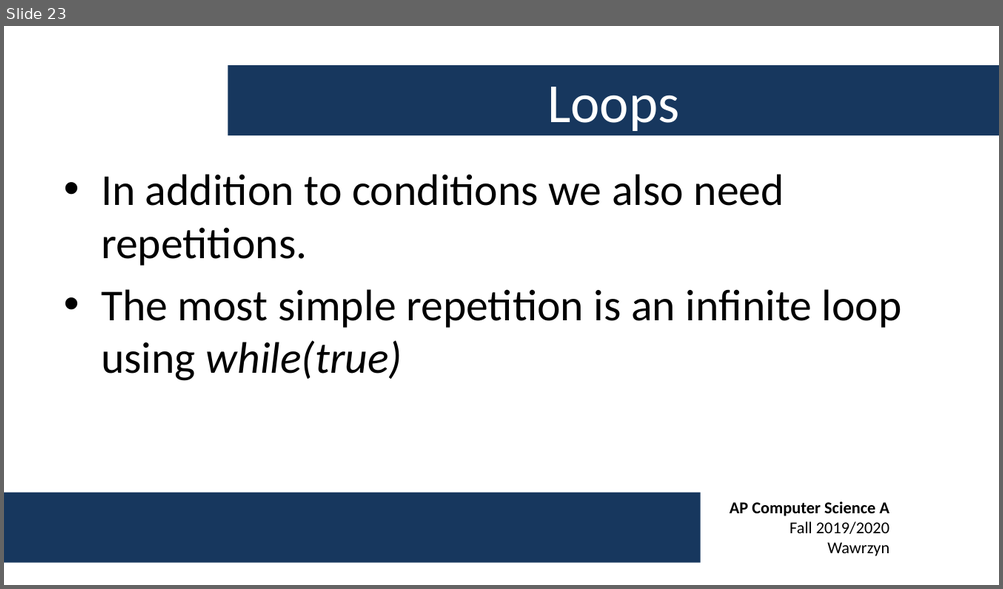
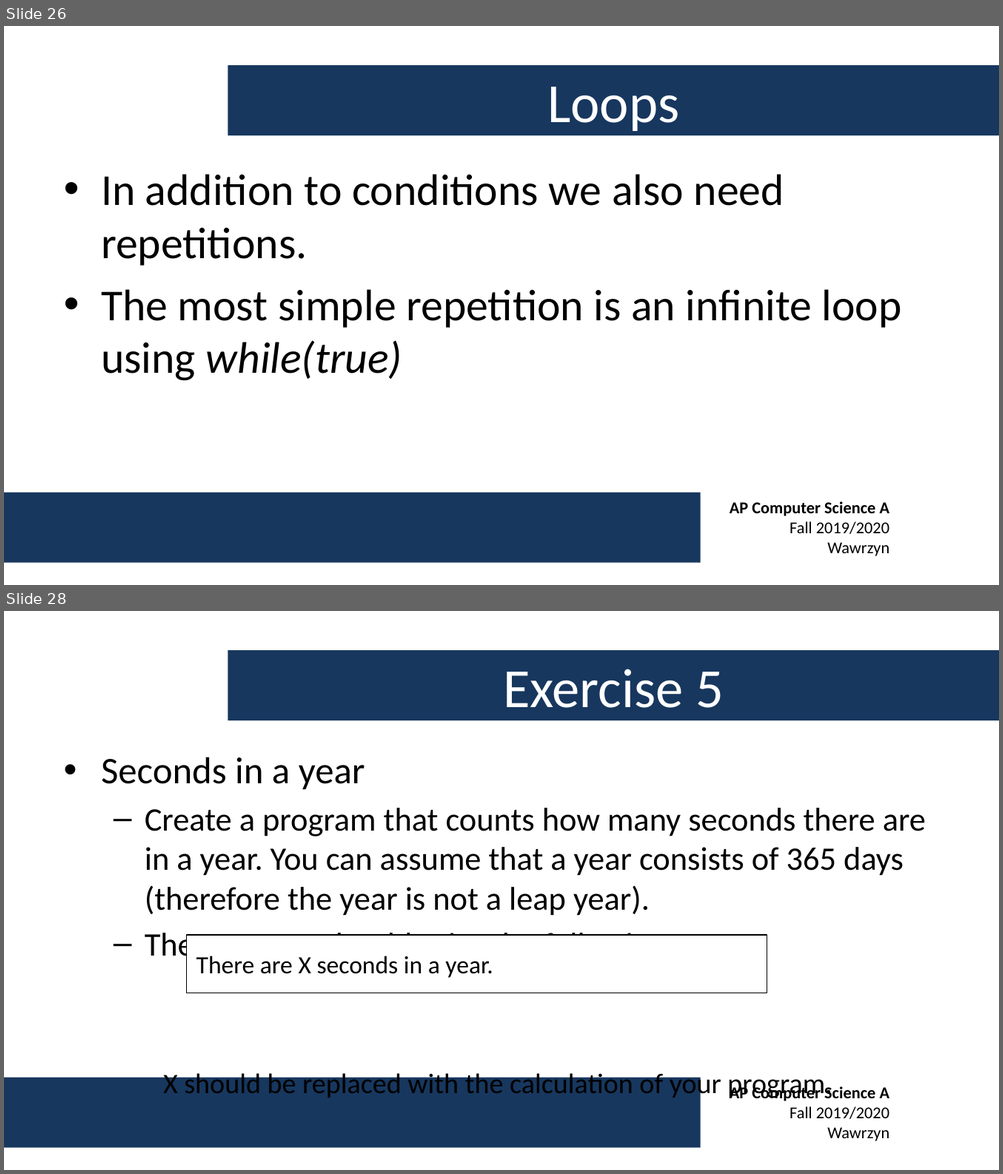
Before and after one commit to swawrzyn/shtcs-ap-cs-fall-2019, a slide deck: Week 1/AP CS A - Week 1 Lecture.pptx. Shown one above the other, each under a label of ours: slide 23 before the commit, slides 26 and 28 after it; the slides between them are not shown. The pictures are 1003x589 and 1003x1174 pixels, drawn with LibreOffice and Linux fonts; fonts in the diff are those of the drawing; background and template pictures are left out. Boxes give left, top, right and bottom in pixels: in the first picture for what was removed or moved away, otherwise in the second. Text is boxed around its words. In the diff, an @@ line names an element or a change of style, - is before the commit and + after.

```diff
--- a/Week 1/AP CS A - Week 1 Lecture.pptx
+++ b/Week 1/AP CS A - Week 1 Lecture.pptx
@@ slide 28 added at (x1=4, y1=611, x2=999, y2=1170), background #FFFFFF; not listed: 2 template elements that a slide beside it also shows @@
@@ title added at (x1=227, y1=651, x2=999, y2=721), fill #17375E, 40 pt, text #FFFFFF @@
+Exercise 5
@@ text added at (x1=101, y1=757, x2=925, y2=1101), 23.8 pt, text #000000 @@
+• Seconds in a year
+  – Create a program that counts how many seconds there are in a year. You can assume that a year consists of 365 days (therefore the year is not a leap year).
+  – The program should print the following:
+    X should be replaced with the calculation of your program.
@@ rectangle added at (x1=186, y1=935, x2=766, y2=993), fill #FFFFFF, outline #000000 0.75 pt, 18 pt, text #000000 @@
+There are X seconds in a year.
@@ what was slide 23 is now slide 26 @@
```
Also in this commit, not shown: 6 other slides added.
